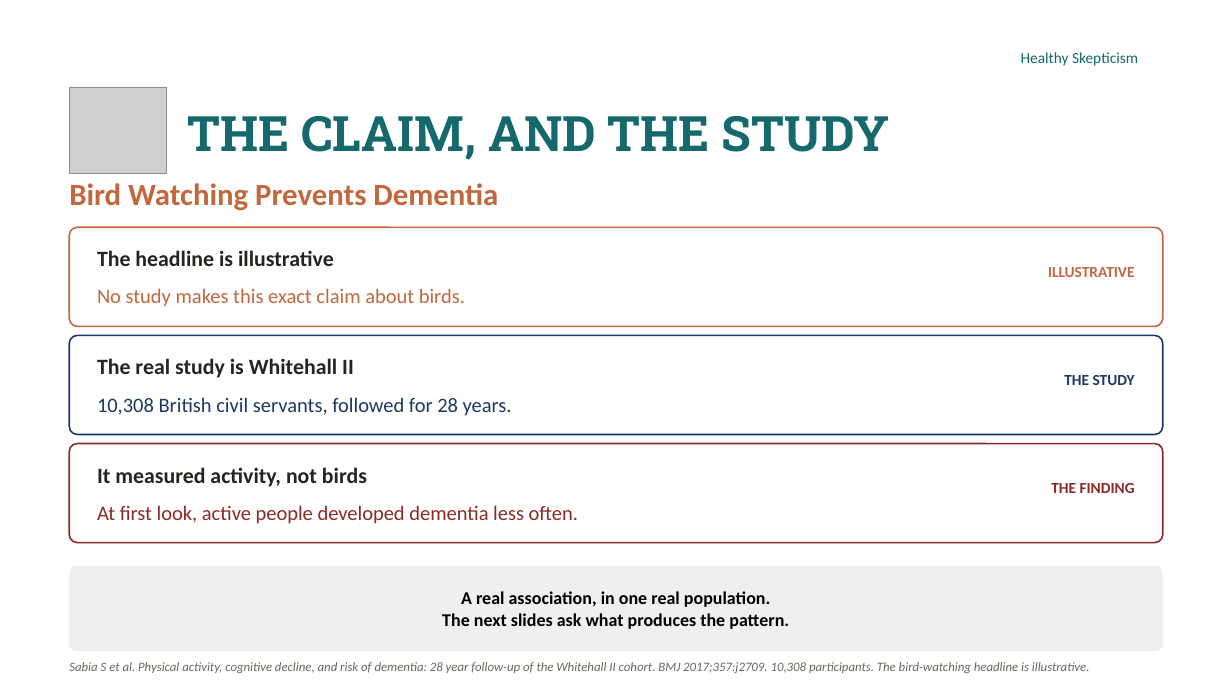
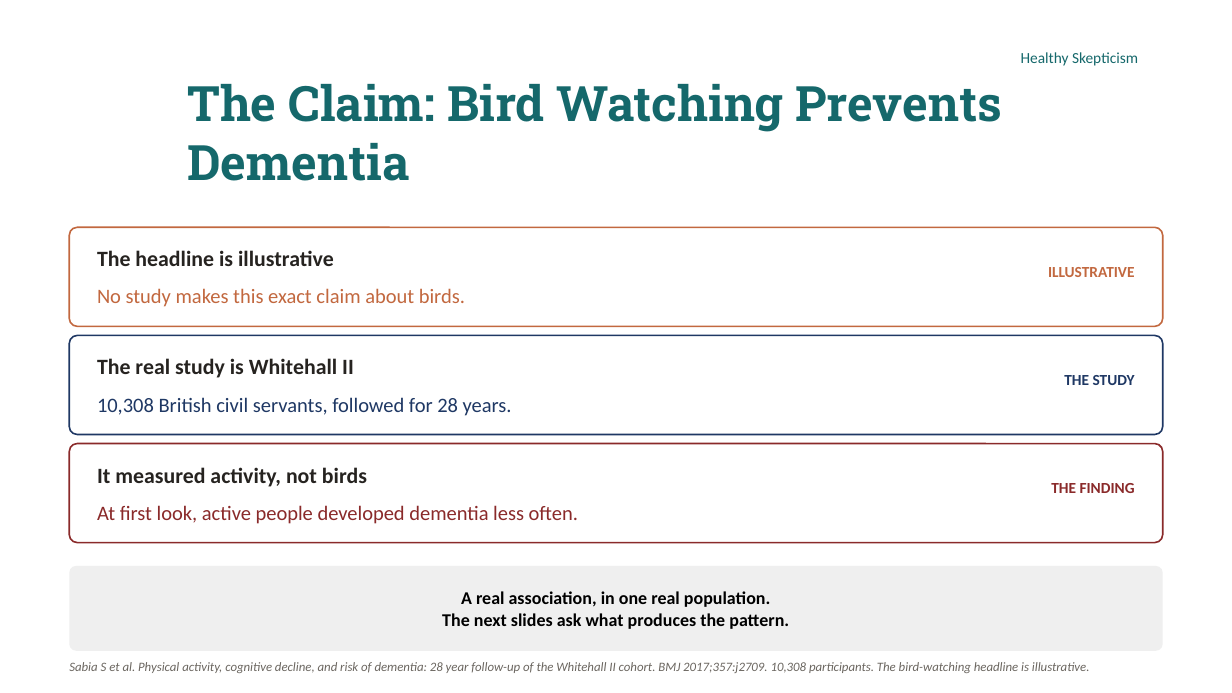
Before and after one commit to murraygmail/healthy-skepticism, a slide deck: slide 17 of materials/Day4.pptx (slide 16 before the commit). Drawn at 1232x693 pixels with LibreOffice and Linux fonts; fonts in the diff are those of the drawing; grey boxes stand for pictures; background and template pictures are left out. Boxes give left, top, right and bottom in pixels: in the first picture for what was removed or moved away, otherwise in the second. Text is boxed around its words. In the diff, an @@ line names an element or a change of style, - is before the commit and + after.

```diff
--- a/materials/Day4.pptx
+++ b/materials/Day4.pptx
@@ picture removed at [69, 87, 167, 173] @@
@@ title at [187, 84, 1002, 181]: text changed @@
-THE CLAIM, AND THE STUDY
+The Claim: Bird Watching Prevents Dementia
@@ text removed at [69, 183, 498, 210] @@
-Bird Watching Prevents Dementia
```
Also in this commit, not shown: 16 other slides changed, 6 slides added, 6 slides removed, 3 other files.
